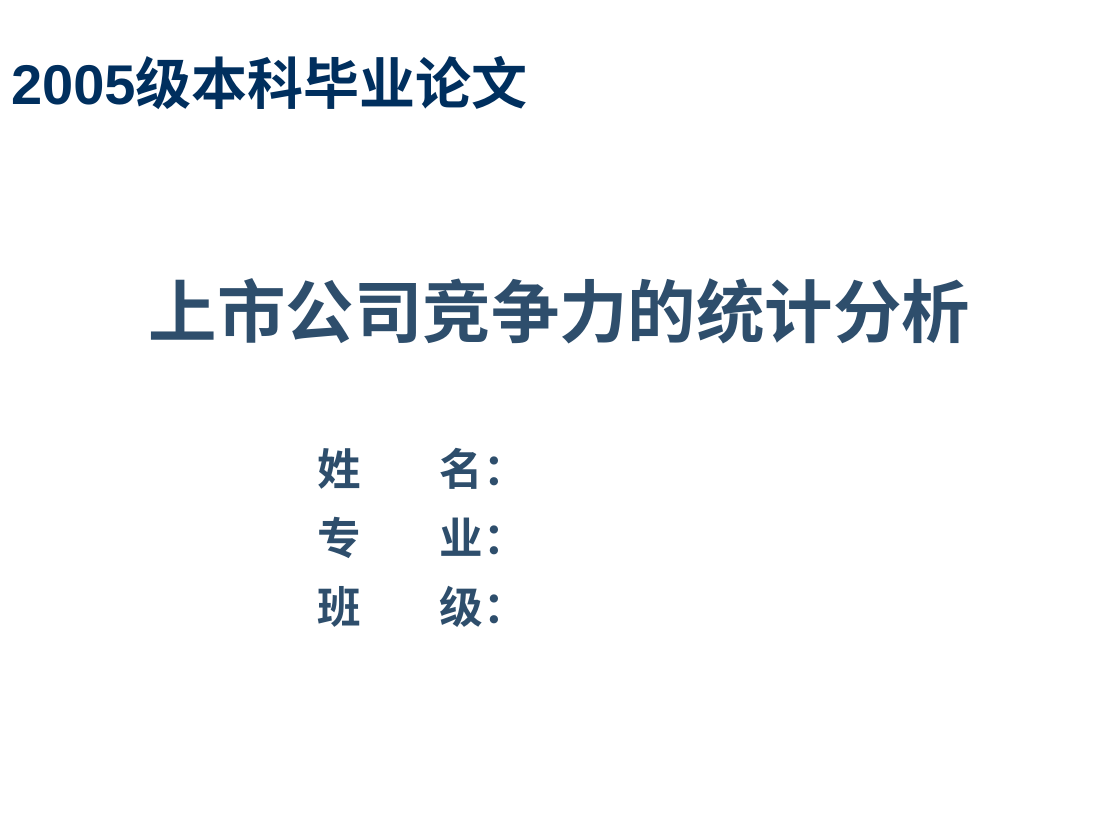
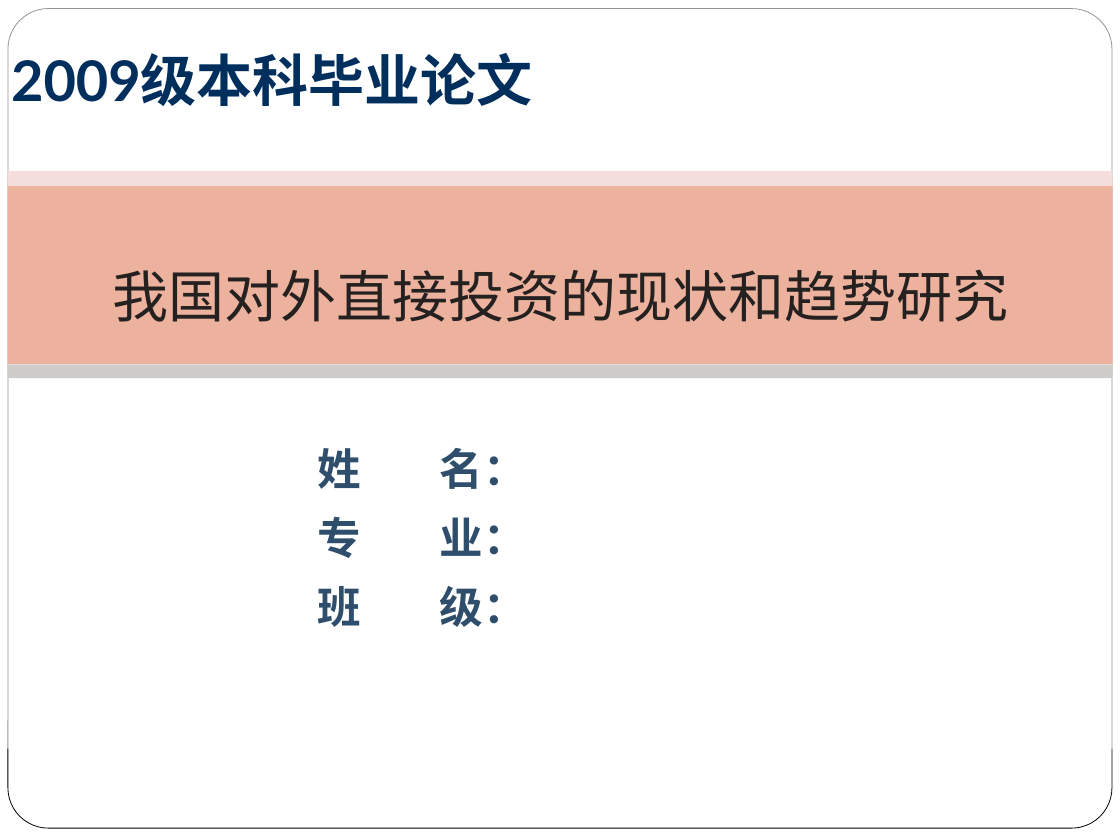
Before and after one commit to alexktchen/goldtradetest, a slide deck: slide 1 of backup/姐姐的毕业设计/答辩PPT参考.ppt. Drawn at 1120x840 pixels with LibreOffice and Linux fonts; fonts in the diff are those of the drawing; background and template pictures are left out. Boxes give left, top, right and bottom in pixels: in the first picture for what was removed or moved away, otherwise in the second. Text is boxed around its words. In the diff, an @@ line names an element or a change of style, - is before the commit and + after.

```diff
--- a/backup/姐姐的毕业设计/答辩PPT参考.ppt
+++ b/backup/姐姐的毕业设计/答辩PPT参考.ppt
@@ rounded rectangle added at (8, 9, 1112, 829), fill #FFFFFF, outline #000000 0.51 pt @@
@@ title at (11, 53, 533, 106): text changed @@
-2005级本科毕业论文
+2009级本科毕业论文
@@ rectangle added at (8, 178, 1112, 365), fill #D34817 @@
@@ rectangle added at (8, 171, 1112, 186), fill #E6B1AB @@
@@ subtitle at (112, 269, 1008, 322): text changed; size 44 to 36 pt; font Arial to Times New Roman; text colour #2E4E6C to #252121; bold off @@
-上市公司竞争力的统计分析
+我国对外直接投资的现状和趋势研究
@@ rectangle added at (8, 365, 1112, 379), fill #918485 @@
```
Also in this commit, not shown: 11 other slides changed, 9 slides added, 3 slides removed.
